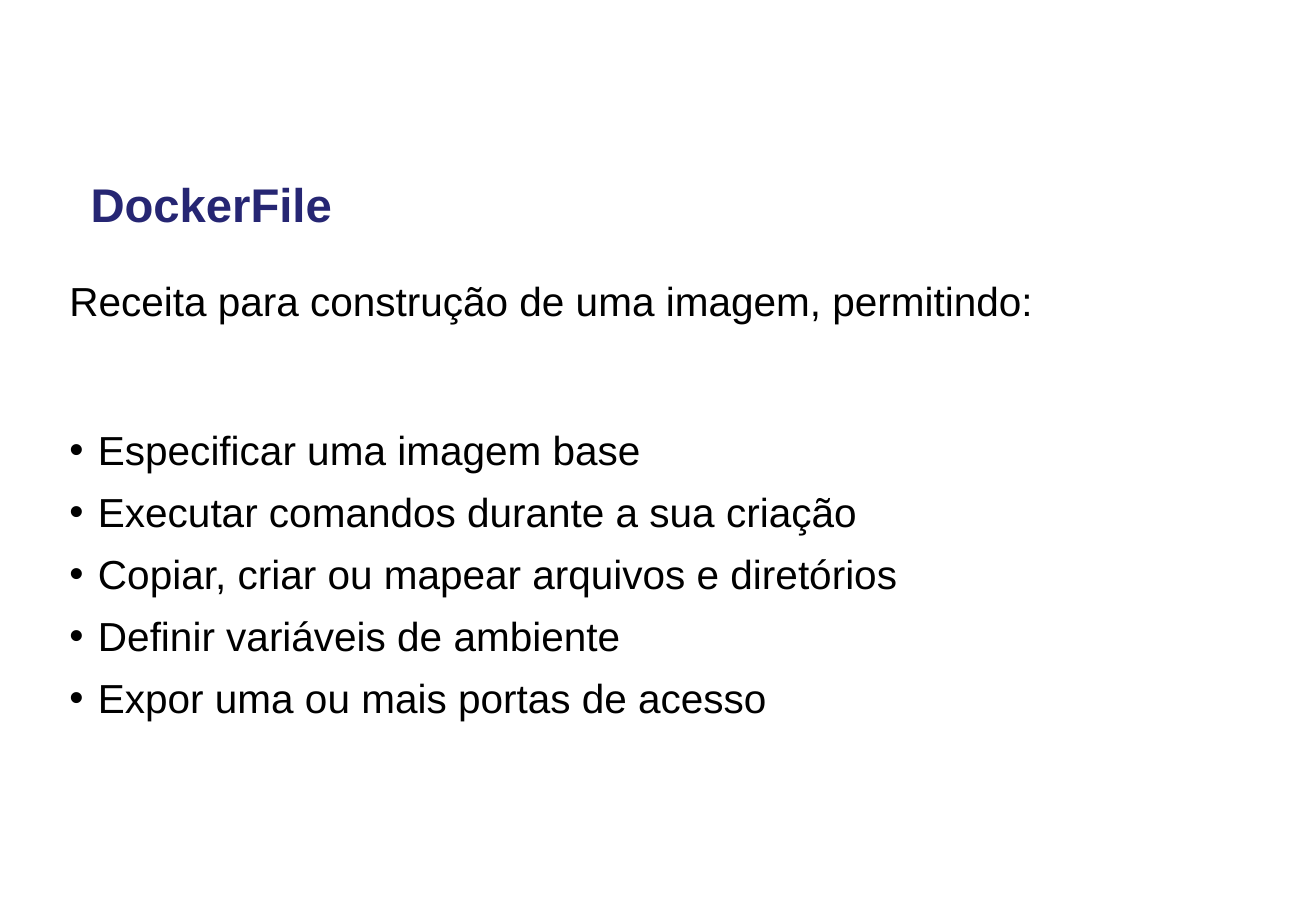
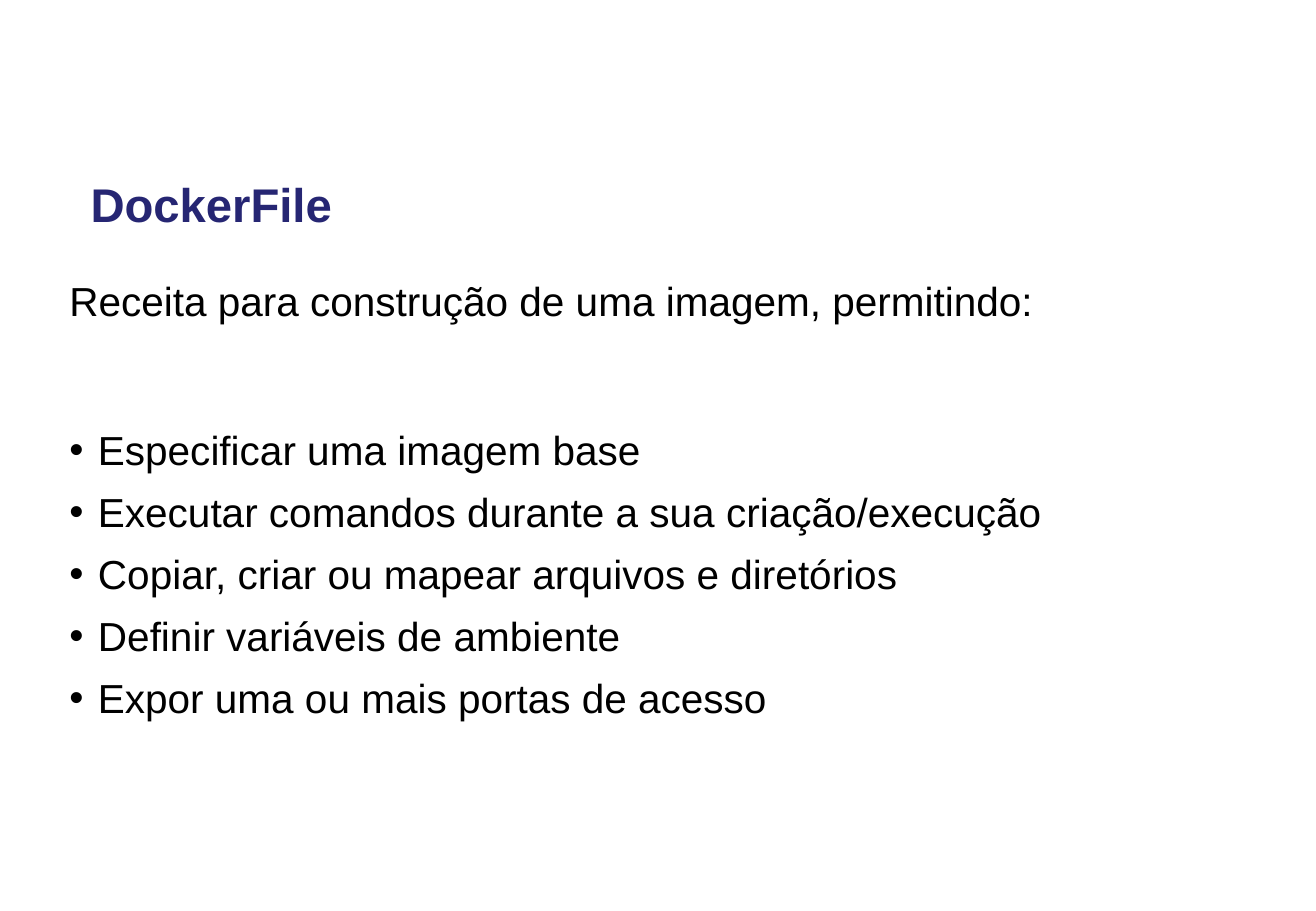
Before and after one commit to tuliovileladias/DEMO_DOCKER, a slide deck: slide 16 of Apresentacao Docker.ppt. Drawn at 1316x911 pixels with LibreOffice and Linux fonts; fonts in the diff are those of the drawing; background and template pictures are left out. Boxes give left, top, right and bottom in pixels: in the first picture for what was removed or moved away, otherwise in the second. Text is boxed around its words. In the diff, an @@ line names an element or a change of style, - is before the commit and + after.

```diff
--- a/Apresentacao Docker.ppt
+++ b/Apresentacao Docker.ppt
@@ text at (98,497,1041,535): text changed @@
-• Executar comandos durante a sua criação
+• Executar comandos durante a sua criação/execução
```
Also in this commit, not shown: 5 other slides changed.
